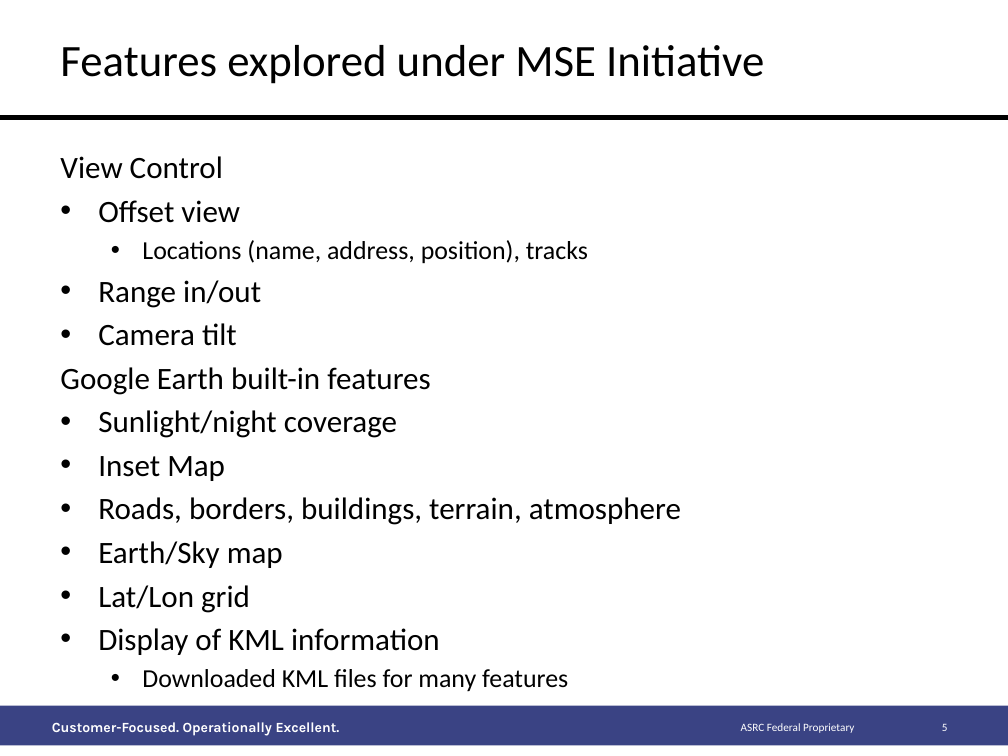
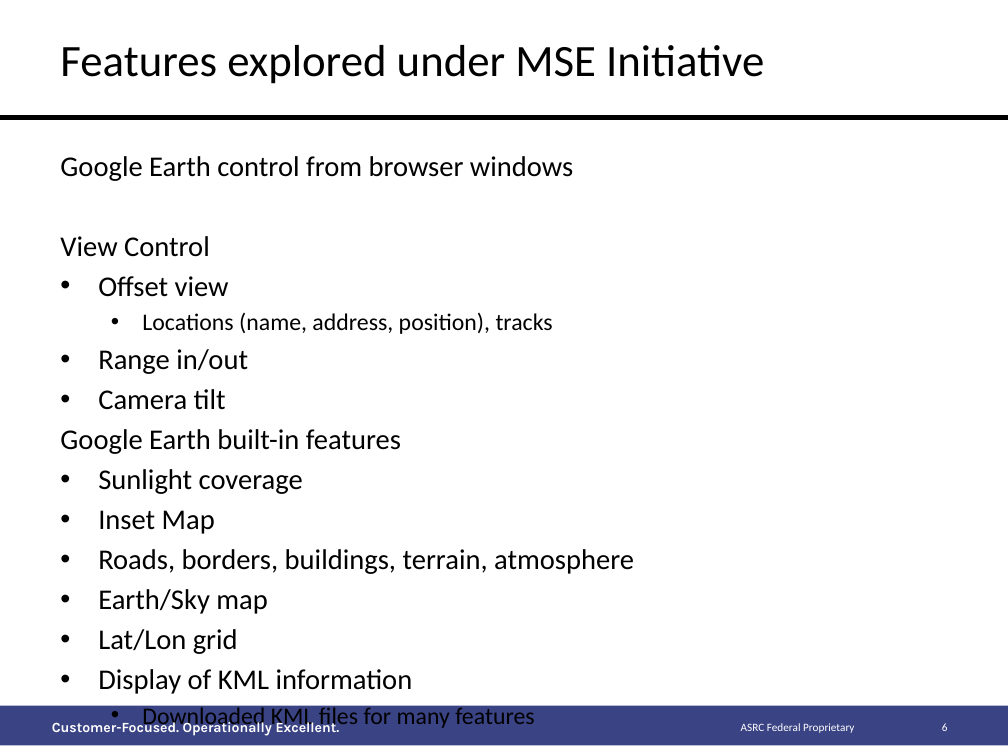
Before and after one commit to MissionSE/Initiatives, a slide deck: slide 6 of GoogleEarth/Google Earth Initiative.pptx (slide 5 before the commit). Drawn at 1008x756 pixels with LibreOffice and Linux fonts; fonts in the diff are those of the drawing; background and template pictures are left out. Boxes give left, top, right and bottom in pixels: in the first picture for what was removed or moved away, otherwise in the second. Text is boxed around its words. In the diff, an @@ line names an element or a change of style, - is before the commit and + after.

```diff
--- a/GoogleEarth/Google Earth Initiative.pptx
+++ b/GoogleEarth/Google Earth Initiative.pptx
@@ text at [60, 156, 573, 181]: paragraph added @@
+Google Earth control from browser windows
@@ text at [60, 236, 634, 730]: size 22.2 to 20.4 pt in "View Control", "Offset view", "Range in/out", "Camera tilt" and 6 more places; size 18.5 to 17 pt in "Locations (name, address, position), tracks", "Downloaded KML files for many features" @@
@@ text at [98, 469, 303, 494]: text changed; size 22.2 to 20.4 pt @@
-• Sunlight/night coverage
+• Sunlight coverage
@@ page number at [942, 723, 948, 731]: text changed @@
-5
+6
```
Also in this commit, not shown: 4 other slides changed, 1 slide added, 19 other files.
